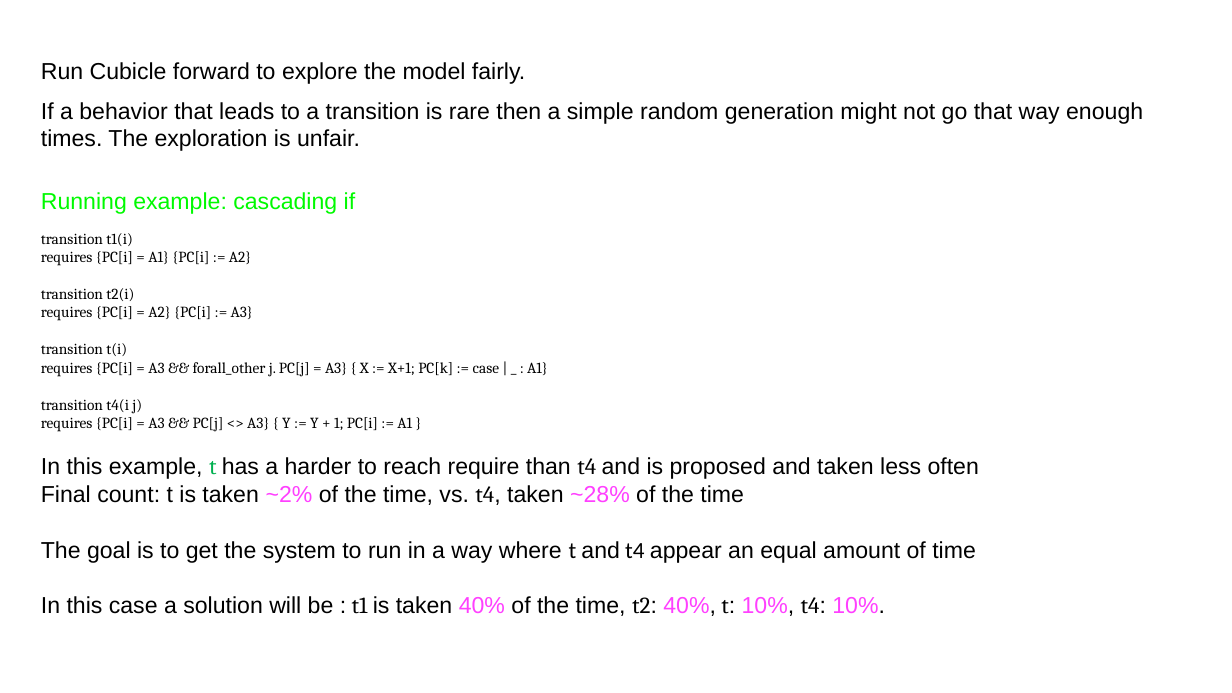
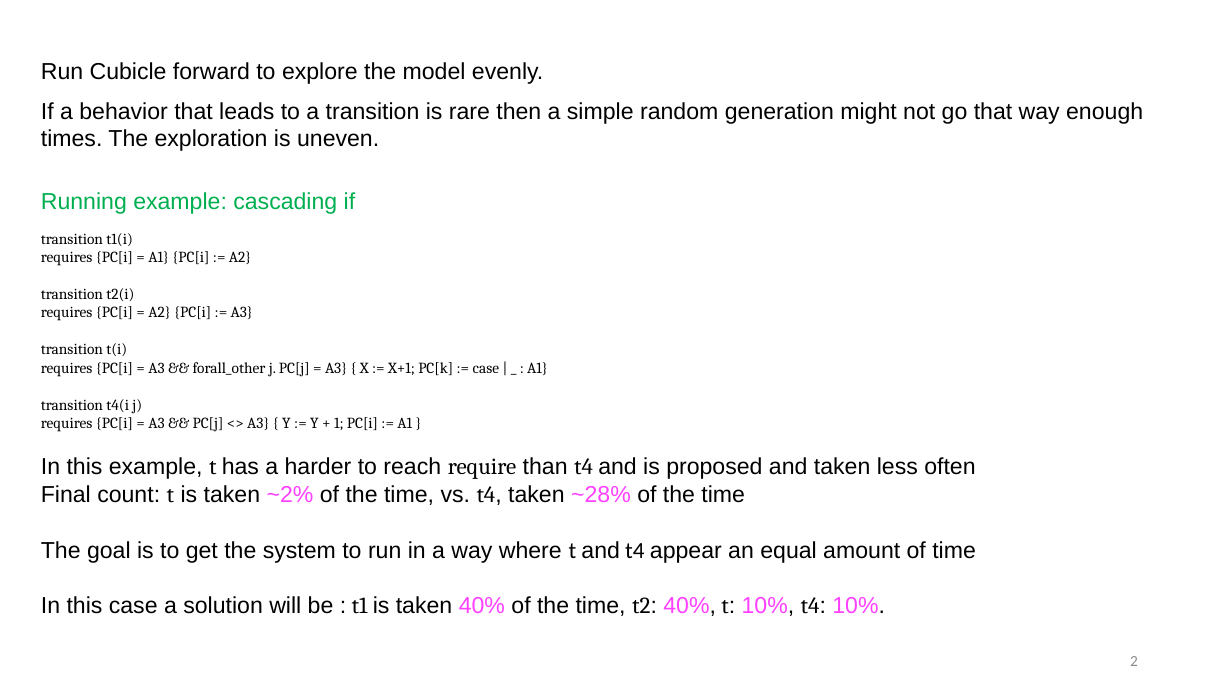
Before and after one commit to cubicle-model-checker/cubicle, a slide deck: slide 2 of mcmc_method.pptx. Drawn at 1232x693 pixels with LibreOffice and Linux fonts; fonts in the diff are those of the drawing. Boxes give left, top, right and bottom in pixels: in the first picture for what was removed or moved away, otherwise in the second. Text is boxed around its words. In the diff, an @@ line names an element or a change of style, - is before the commit and + after.

Commit message:
finished summary, unfinished examples

```diff
--- a/mcmc_method.pptx
+++ b/mcmc_method.pptx
@@ text at (x1=41, y1=62, x2=1143, y2=151): text changed @@
-Run Cubicle forward to explore the model fairly.
-If a behavior that leads to a transition is rare then a simple random generation might not go that way enough times. The exploration is unfair.
+Run Cubicle forward to explore the model evenly.
+If a behavior that leads to a transition is rare then a simple random generation might not go that way enough times. The exploration is uneven.
@@ text "Running example: cascading if" at (x1=41, y1=192, x2=356, y2=214): text colour #00FA00 to #00B050 @@
@@ text at (x1=41, y1=457, x2=975, y2=505): font Arial to Cambria in "require", "t"; text colour #00B050 to #000000 in "t" @@
@@ page number added at (x1=1130, y1=656, x2=1138, y2=666), 12 pt, text #8C8C8C @@
+2
```
Also in this commit, not shown: 23 other slides changed, 6 slides added.
